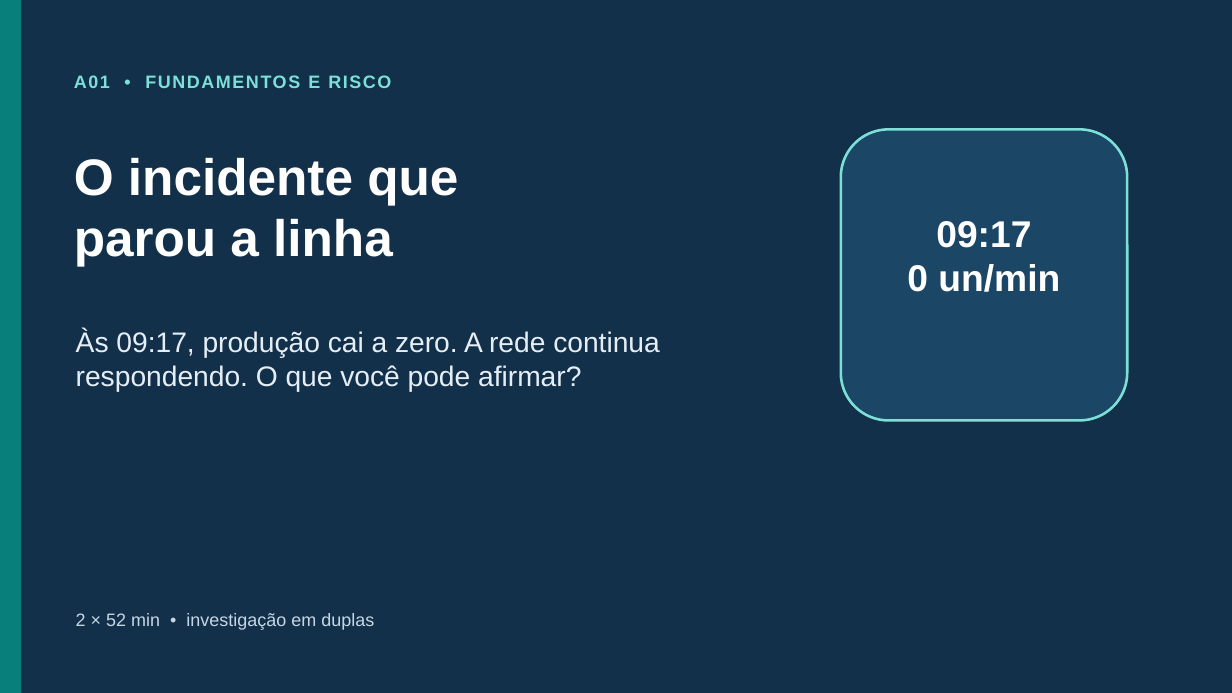
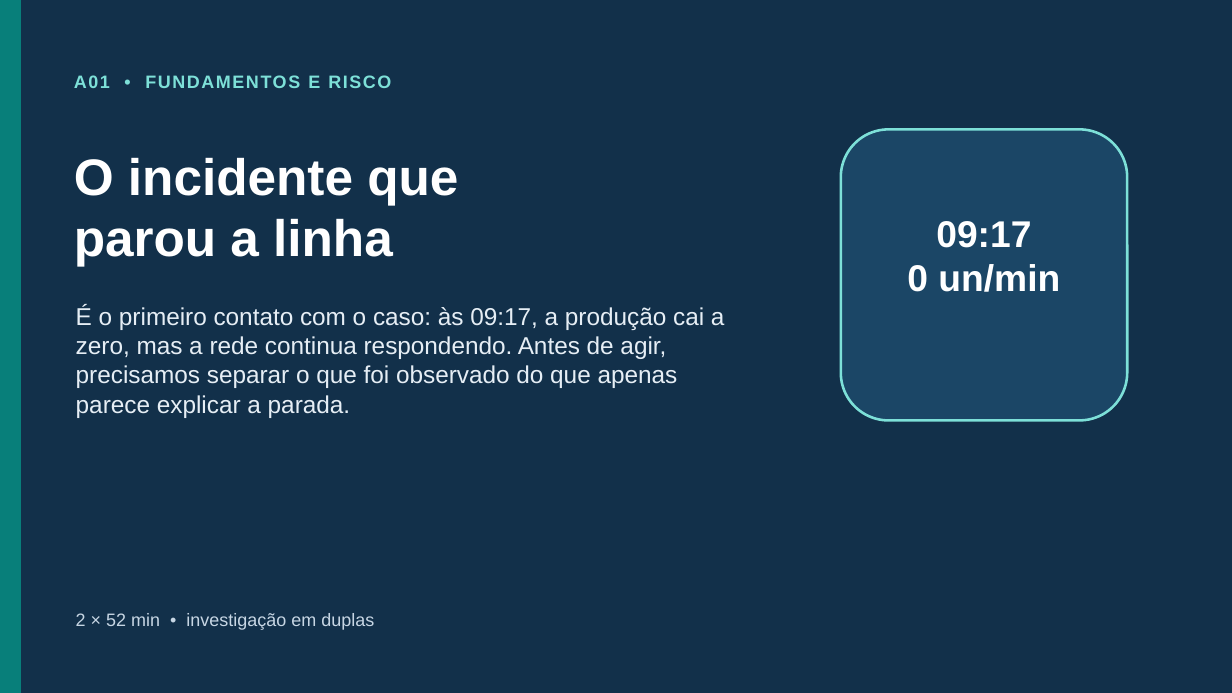
Before and after one commit to rafaelrezo/seguranca-digital, a slide deck: slide 1 of slides/A01-o-incidente-que-parou-a-linha/fonte/A01-o-incidente-que-parou-a-linha.pptx. Drawn at 1232x693 pixels with LibreOffice and Linux fonts; fonts in the diff are those of the drawing. Boxes give left, top, right and bottom in pixels: in the first picture for what was removed or moved away, otherwise in the second. Text is boxed around its words. In the diff, an @@ line names an element or a change of style, - is before the commit and + after.

```diff
--- a/slides/A01-o-incidente-que-parou-a-linha/fonte/A01-o-incidente-que-parou-a-linha.pptx
+++ b/slides/A01-o-incidente-que-parou-a-linha/fonte/A01-o-incidente-que-parou-a-linha.pptx
@@ text at <box>76,305,725,418</box>: text changed; size 22 to 19 pt @@
-Às 09:17, produção cai a zero. A rede continua respondendo. O que você pode afirmar?
+É o primeiro contato com o caso: às 09:17, a produção cai a zero, mas a rede continua respondendo. Antes de agir, precisamos separar o que foi observado do que apenas parece explicar a parada.
```
Also in this commit, not shown: 27 other files.
